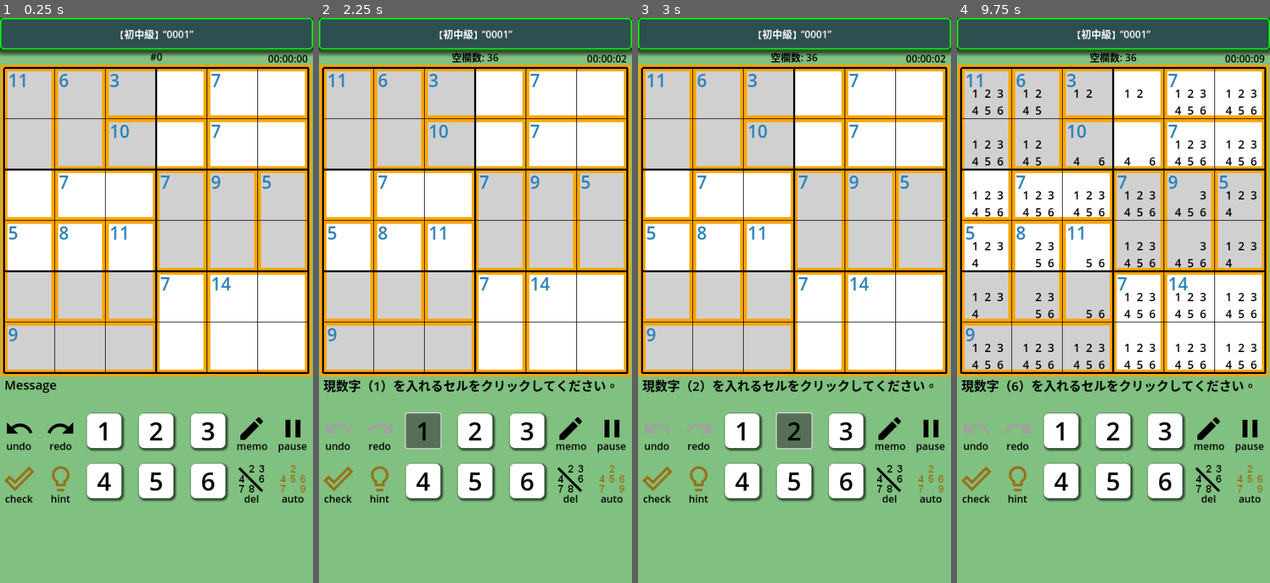
Above: before the commit, frames 1-4 (left to right).
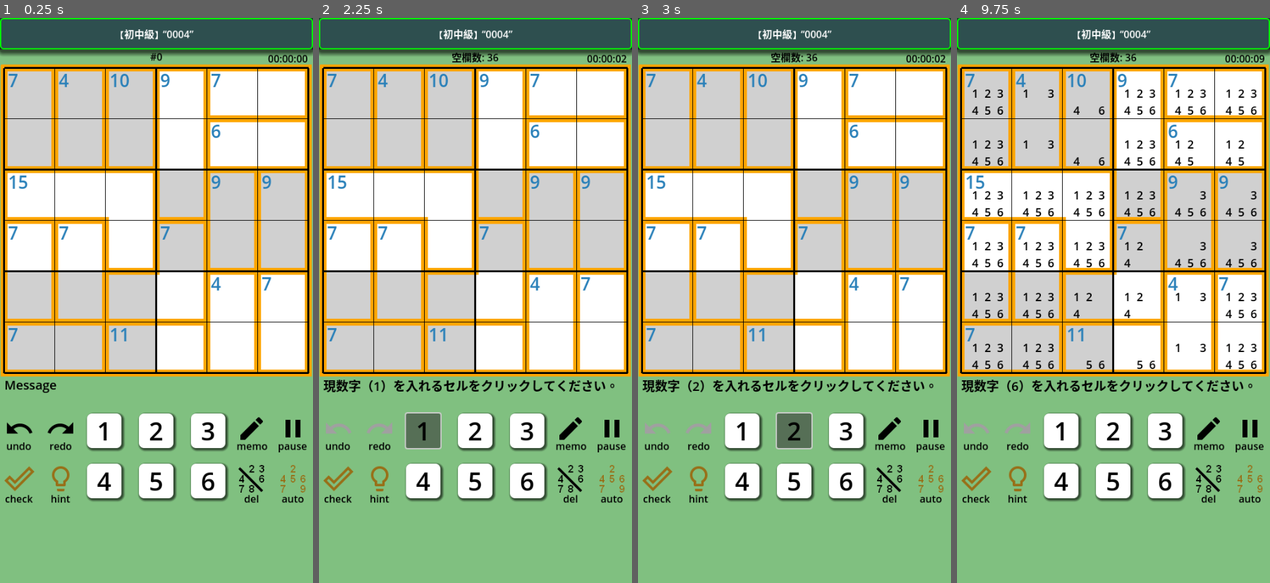
Above: after the commit, the same moments.

Repository: vivisuke/GD4KillerSudoku6
Game: Godot game, scene res://main_scene.tscn
The game is run twice, just before and just after one commit, with the same random seed, the same clock (stepped at 60 frames per second) and the same inputs.
Inputs:
- Up to frame 1 (0.25 s): no input
- Up to frame 2 (2.25 s): click "undo" at 0.5 s; click "redo" at 1.25 s; click "1" at 2 s
- Up to frame 3 (3 s): click "2" at 2.75 s
- Up to frame 4 (9.75 s): click "3" at 3.5 s; click "memo" at 4.25 s; click "check" at 5 s; click "hint" at 5.75 s; click "4" at 6.5 s; click "5" at 7.25 s; click "6" at 8 s; click "del" at 8.75 s; click "auto" at 9.5 s

The runs differ from the first frame. In frame 1, 4.0% of the frame differs, in the area x 2-87%, y 2-63%; in frame 2, 4.0%; in frame 3, 4.0%; in frame 4, 5.2%, in the area x 2-96%, y 2-63%.

Commit message:
0070 ◎ C 04/12 04/12 0.001│問題│ルール２１で計算した数字が間違っている場合がある

Diff:
--- a/GD4KillerSudoku6/scripts/main_scene.gd
+++ b/GD4KillerSudoku6/scripts/main_scene.gd
@@ -201,7 +201,7 @@
 	elif !g.todaysQuest:		# ランダム生成の場合
 		if g.qName == "":
 			##gen_qName()
-			g.qName = "0001"
+			g.qName = "0004"
 			$TitleBar/Label.text = titleText()
 	var stxt = g.qName+str(g.qLevel)
 	if g.qNumber != 0: stxt += "Q"
@@ -1359,7 +1359,7 @@
 				r -= cage_sum_in[c]
 	print("(%d %d %d %d)" % [x0, y0, wd, ht])
 	if nis == 1:	# エリア内に1箇所だけ不定セルがある場合
-		return [ix0, r]
+		return [ix0, r - cage_sum_in[cxio]]
 	else:			# エリア内に複数箇所の不定セルがある場合
 		return [ix0, cage_list[cxio][CAGE_SUM] - cage_sum_out[cxio] - r]
 
Not shown, changed: GD4KillerSudoku6.spr
